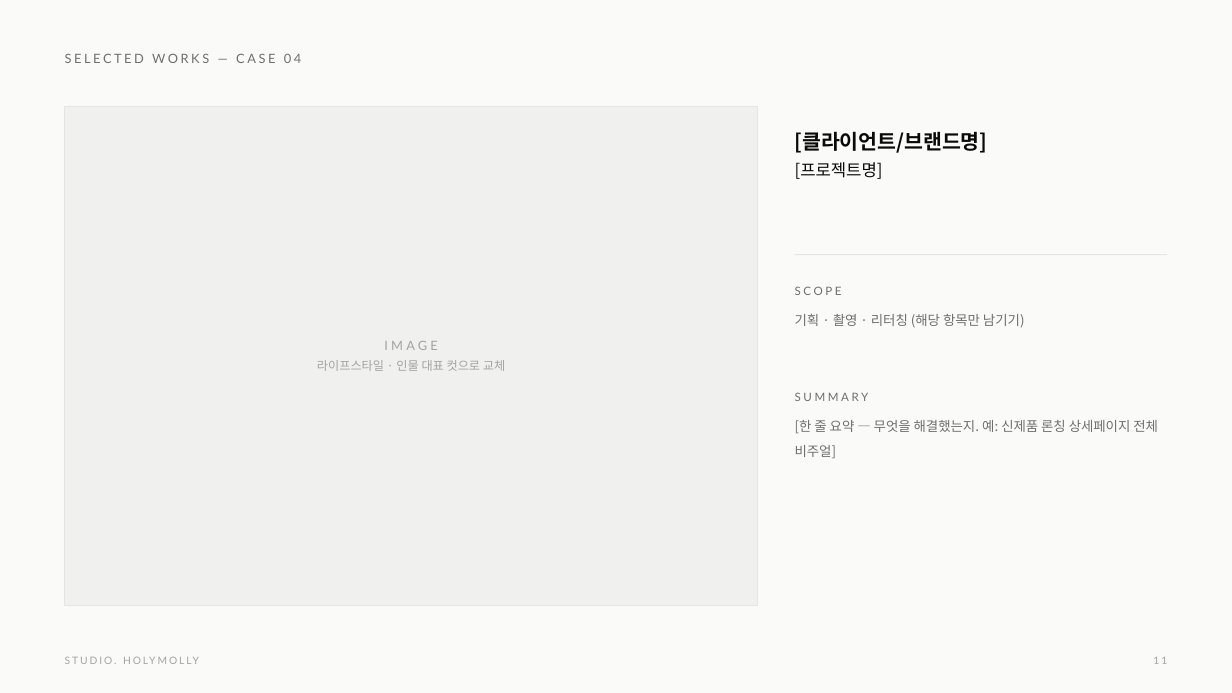
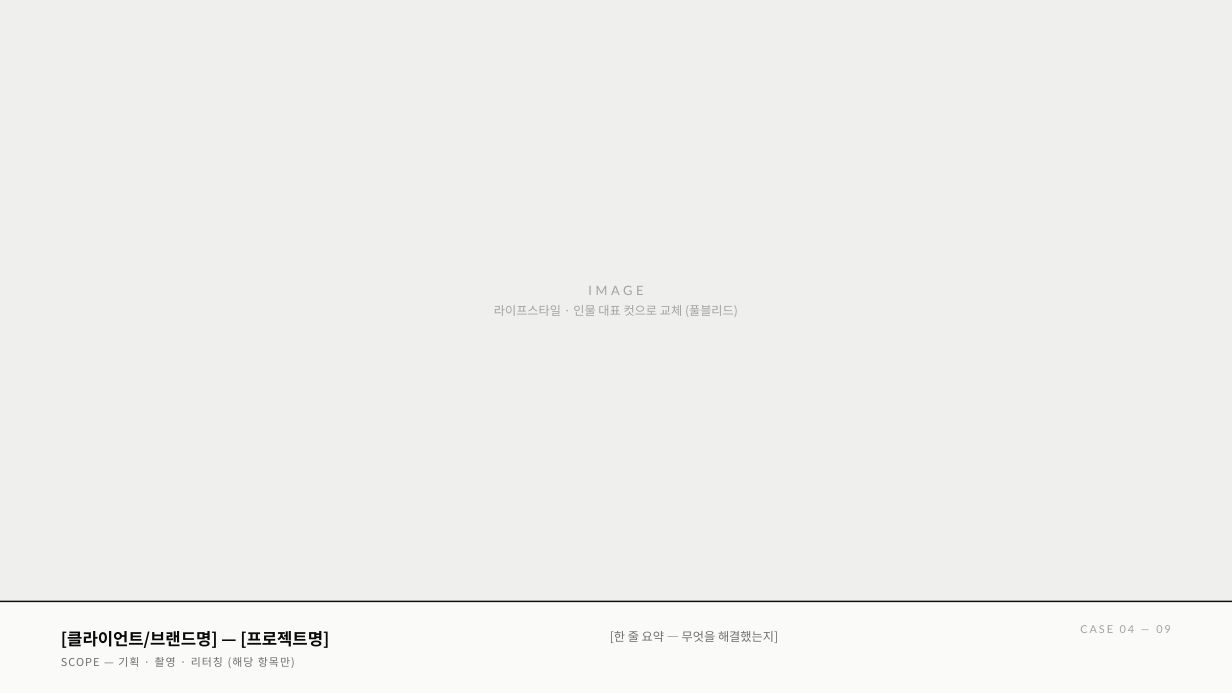
Before and after one commit to studioholymolly/-, a slide deck: slide 9 of docs/company-profile/STUDIO-HOLYMOLLY_Profile_2026.pptx (slide 11 before the commit). Drawn at 1232x693 pixels with LibreOffice and Linux fonts; fonts in the diff are those of the drawing. Boxes give left, top, right and bottom in pixels: in the first picture for what was removed or moved away, otherwise in the second. Text is boxed around its words. In the diff, an @@ line names an element or a change of style, - is before the commit and + after.

```diff
--- a/docs/company-profile/STUDIO-HOLYMOLLY_Profile_2026.pptx
+++ b/docs/company-profile/STUDIO-HOLYMOLLY_Profile_2026.pptx
@@ text "IMAGE": place and size @@
-text "IMAGE" at (317, 341, 505, 371)
+text "IMAGE" at (494, 286, 738, 316)
@@ rectangle added at (0, 0, 1232, 601), fill #EFEFED @@
@@ text removed at (65, 54, 301, 63) @@
-SELECTED WORKS — CASE 04
@@ rectangle removed at (65, 106, 758, 605) @@
@@ text at (588, 286, 643, 295): letter spacing 2.5 to 2.8 pt in "IMAGE" @@
@@ text at (494, 305, 738, 316): text changed @@
-라이프스타일 · 인물 대표 컷으로 교체
+라이프스타일 · 인물 대표 컷으로 교체 (풀블리드)
@@ rectangle added at (0, 601, 1232, 693), fill #FAFAF8 @@
@@ rectangle added at (0, 601, 1232, 603), fill #0A0A0A @@
@@ text added at (1080, 625, 1171, 633), 8.5 pt, text #A3A3A3 @@
+CASE 04 — 09
@@ text at (61, 631, 329, 668): text changed; size 16 to 8.5 pt; text colour #0A0A0A to #6F6F6F; bold off @@
-[클라이언트/브랜드명]
-[프로젝트명]
+[클라이언트/브랜드명] — [프로젝트명]
+SCOPE — 기획 · 촬영 · 리터칭 (해당 항목만)
@@ text removed at (65, 654, 434, 682) @@
-STUDIO. HOLYMOLLY
@@ text at (610, 631, 778, 643): text changed; size 10.5 to 9.5 pt @@
-SCOPE
-기획 · 촬영 · 리터칭 (해당 항목만 남기기)
-SUMMARY
-[한 줄 요약 — 무엇을 해결했는지. 예: 신제품 론칭 상세페이지 전체 비주얼]
+[한 줄 요약 — 무엇을 해결했는지]
@@ text removed at (1153, 657, 1167, 664) @@
-11
```
Also in this commit, not shown: 11 other slides changed, 2 slides added, 3 slides removed, 1 other file.
